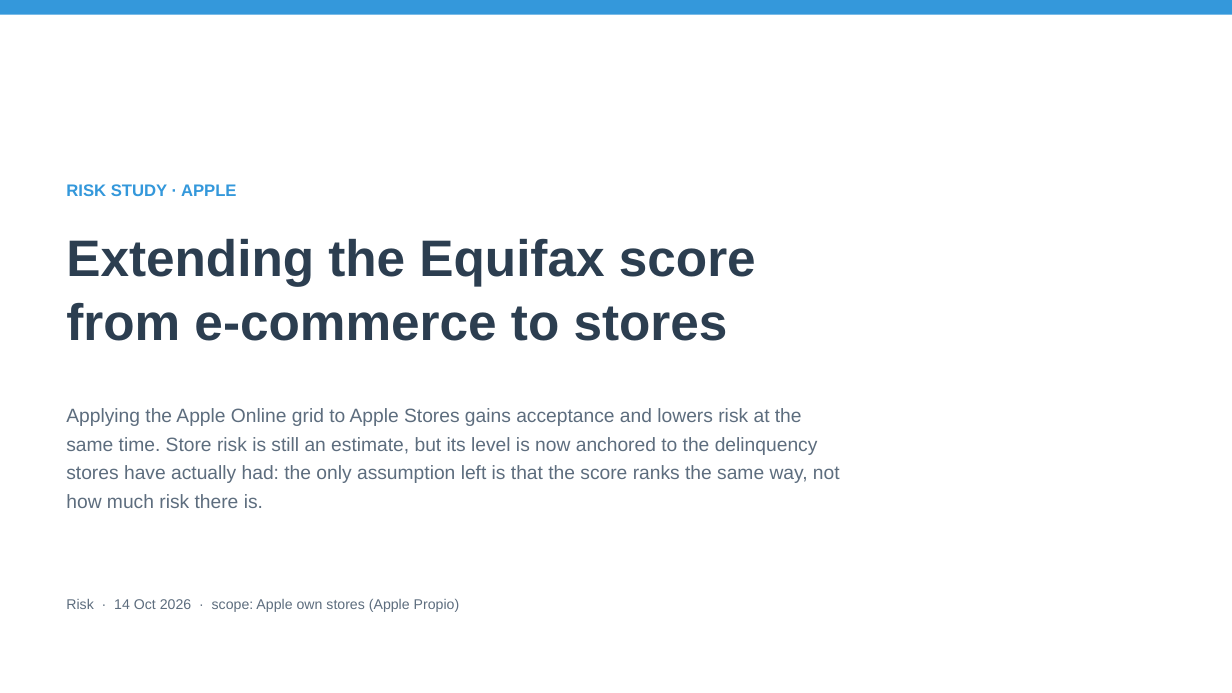
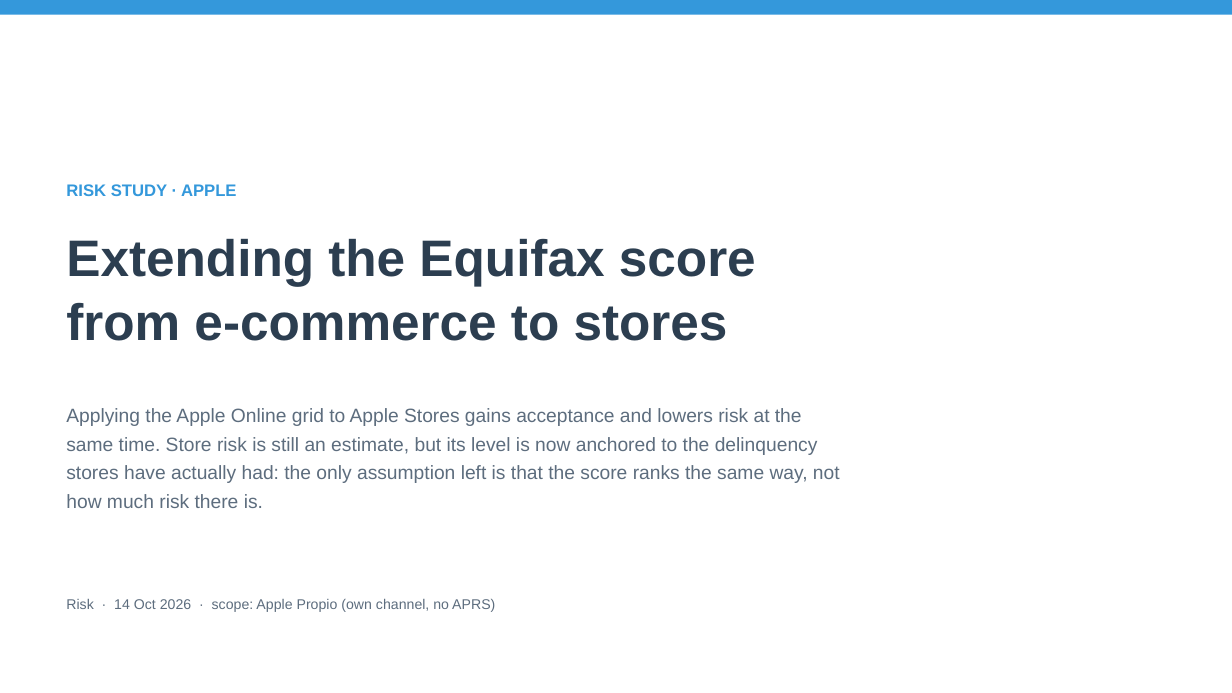
Before and after one commit to iocariz/scoring_tools, a slide deck: slide 1 of output/apple_deck/Apple_EFX_Study.pptx. Drawn at 1232x693 pixels with LibreOffice and Linux fonts; fonts in the diff are those of the drawing. Boxes give left, top, right and bottom in pixels: in the first picture for what was removed or moved away, otherwise in the second. Text is boxed around its words. In the diff, an @@ line names an element or a change of style, - is before the commit and + after.

```diff
--- a/output/apple_deck/Apple_EFX_Study.pptx
+++ b/output/apple_deck/Apple_EFX_Study.pptx
@@ text at (x1=66, y1=599, x2=495, y2=612): text changed @@
-Risk · 14 Oct 2026 · scope: Apple own stores (Apple Propio)
+Risk · 14 Oct 2026 · scope: Apple Propio (own channel, no APRS)
```
Also in this commit, not shown: 3 other slides changed, 5 other files.
